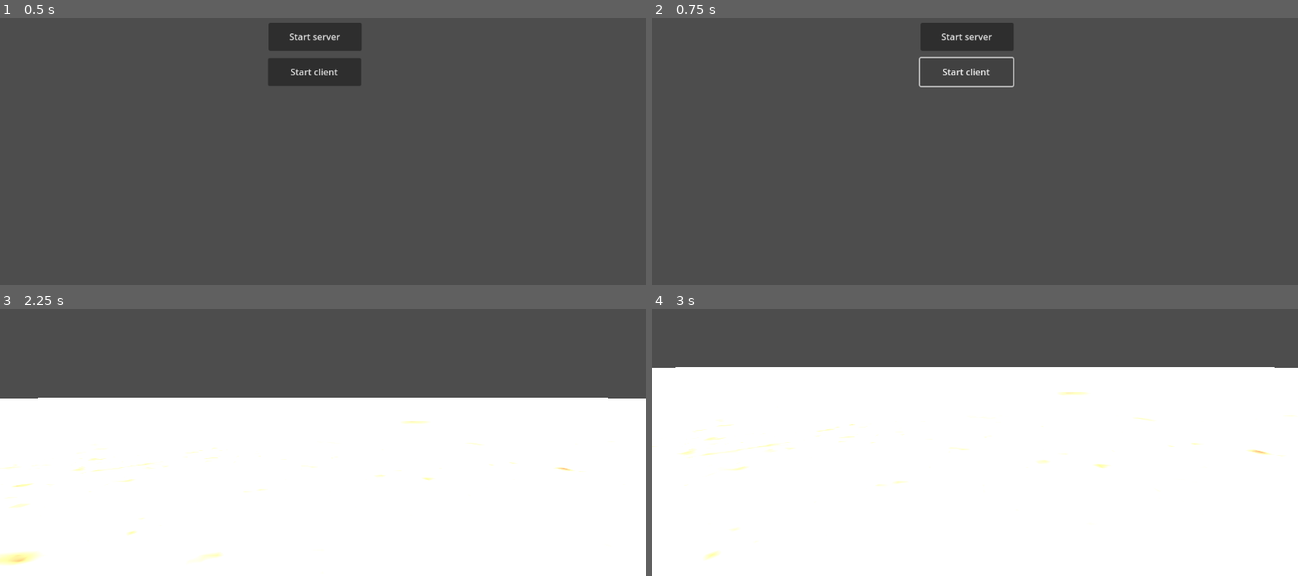
Above: before the commit, frames 1-4 (two rows, left to right).
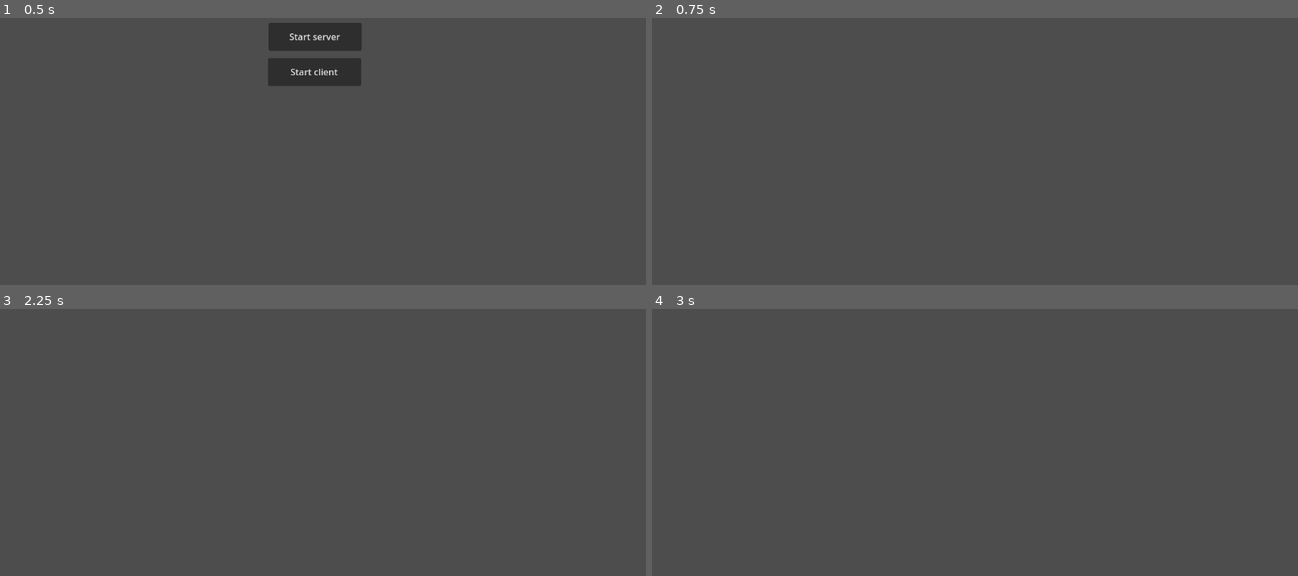
Above: after the commit, the same moments.

Repository: patentsil/MILSIM
Game: Godot game, scene res://menu.tscn
Two runs of this game, one before a commit and one after it. Both use one fixed random seed, a clock stepped at 60 frames per second and the inputs below.
Inputs (mouse positions are in pixels of both pictures, inside the frame that each line leads up to):
- Up to frame 1 (0.5 s): no input
- Up to frame 2 (0.75 s): click "Start client" at 0.5 s
- Up to frame 3 (2.25 s): click (316, 362) at 1.25 s, where only the run before the commit has a clickable "Start client"; click (316, 327) at 2 s, where only the run before the commit has a clickable "Start server"
- Up to frame 4 (3 s): tap Enter at 2.75 s; move the mouse to (968, 399) at 2.77 s; hold W (move_forward) from 2.78 s (still down)

Frame 1 is identical in both runs. In frame 2, 1.7% of the frame differs, in the area x 41-57%, y 1-26%; in frame 3, 67%; in frame 4, 78%, in the area x 0-100%, y 21-100%.

Commit message:
Progress fixing multiplayer

Diff:
--- a/CharacterScripts/character.gd
+++ b/CharacterScripts/character.gd
@@ -11,6 +11,9 @@
 
 # Get the gravity from the project settings to be synced with RigidBody nodes.
 var gravity = ProjectSettings.get_setting("physics/3d/default_gravity")
+
+func _enter_tree():
+	set_multiplayer_authority(str(multiplayer.get_unique_id()).to_int())
 
 func _physics_process(delta):
 	if not is_on_floor():
--- a/menu.gd
+++ b/menu.gd
@@ -14,7 +14,9 @@
 var player_counter = 0
 
 
+
 func createWorld():
+	print("Creating a new world.")
 	var worldScene = load("res://world.tscn")
 	var world = worldScene.instantiate()
 	get_tree().get_root().add_child(world)
@@ -26,6 +28,11 @@
 
 # This also means to join the game
 func startGame(my_peer_id):
+	var peerAuthenticating = func(id):
+		print("The peer with id " + str(id) + " is authenticating.")
+
+	multiplayer.connect("peer_authenticating", peerAuthenticating)
+	print("Starting a new game")
 	var world = createWorld()
 	var player = add_player(my_peer_id)
 	var mpSpawner = world.get_node("MultiplayerSpawner")
@@ -34,19 +41,21 @@
 	return [world, player]
 
 
-
 func hideButtons():
 	$btnStartClient.hide()
 	$btnStartServer.hide()
 
 func _on_btn_start_client_pressed():
+	print("A client start was intitiated")
 	var peer = ENetMultiplayerPeer.new()
 	peer.create_client(SERVER_IP, SERVER_PORT)
 	multiplayer.multiplayer_peer = peer
 	startGame(multiplayer.get_unique_id())
+	hideButtons()
 
 
 func _on_btn_start_server_pressed():
+	print("A server start was intitiated")
 	var peer = ENetMultiplayerPeer.new()
 	peer.create_server(SERVER_PORT, MAX_PLAYERS)
 	multiplayer.multiplayer_peer = peer
@@ -56,6 +65,7 @@
 
 
 func add_player(peer_id):
+	print("A player with the id " + str(peer_id) + " was added.")
 	var player = Player.instantiate()
 	player.Name = "Player " + str(player_counter)
 	player.PeerId = peer_id
@@ -63,6 +73,7 @@
 	return player
 
 func spawn_character(player, world):
+	print("A character was spawned for " + str(player.Name))
 	var character = Character.instantiate()
 	character.player = player
 	player.character = character
